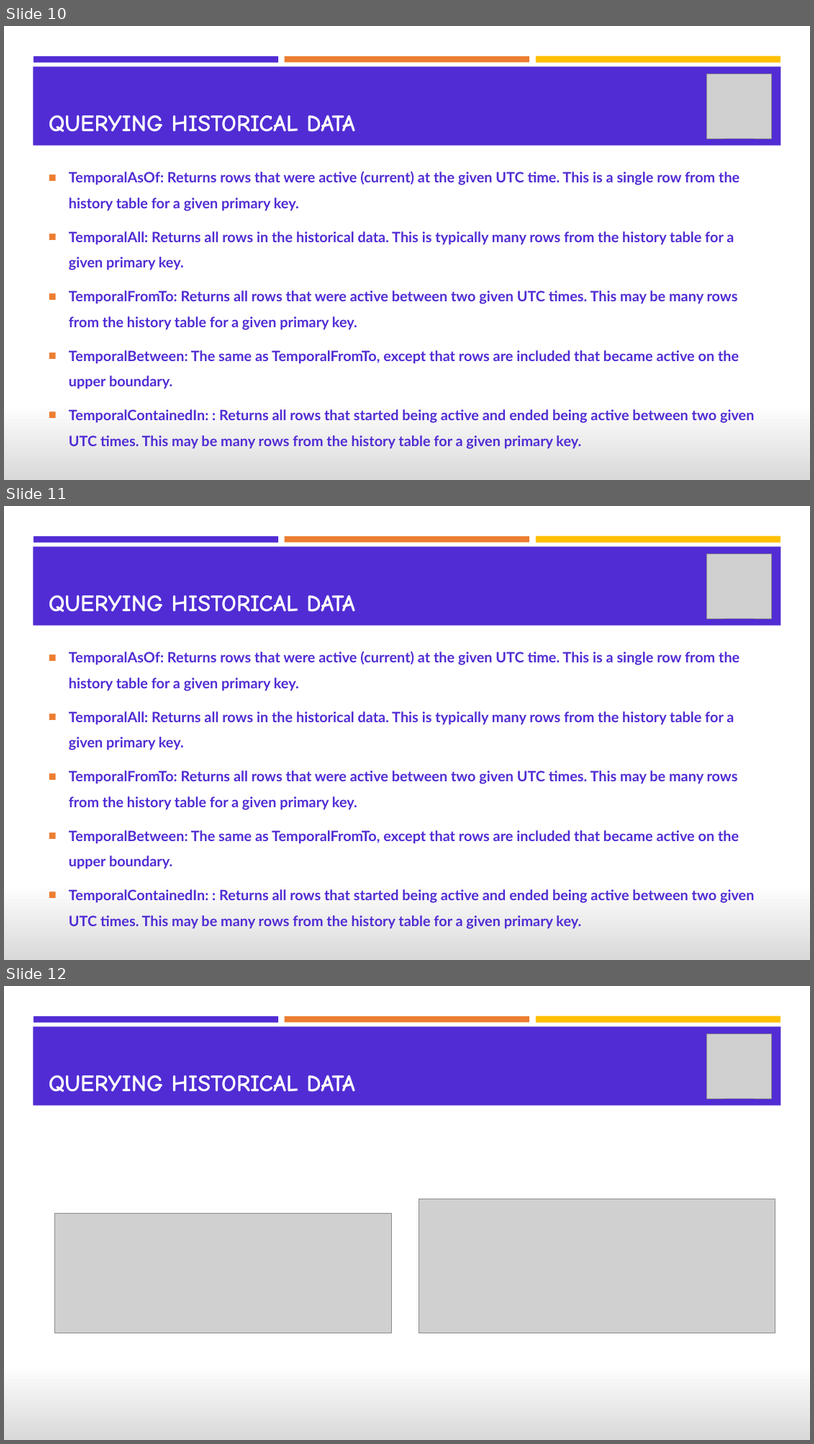
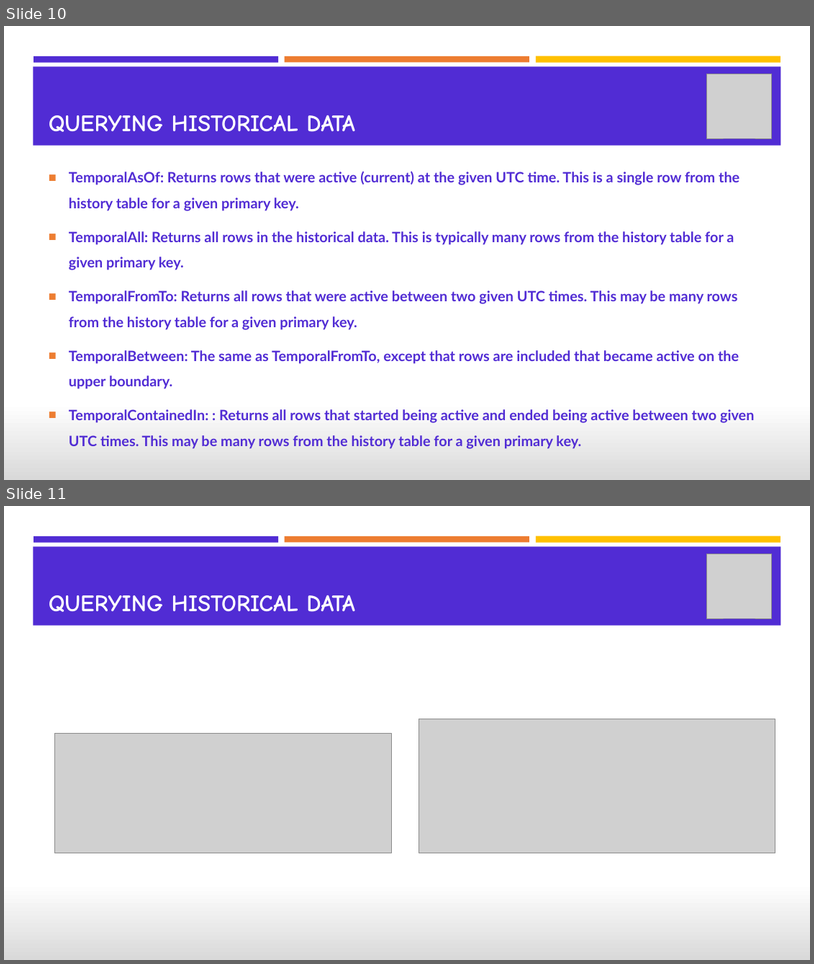
Before and after one commit to VahidFarahmandian/efcore6-sql-temporal-tables, a slide deck: documents/SQL Server Temporal Tables in EF Core 6.0.pptx. Shown one above the other, each under a label of ours: slides 10, 11 and 12 before the commit, slides 10 and 11 after it. The pictures are 814x1444 and 814x964 pixels, drawn with LibreOffice and Linux fonts; fonts in the diff are those of the drawing; grey boxes stand for pictures. Boxes give left, top, right and bottom in pixels: in the first picture for what was removed or moved away, otherwise in the second. Text is boxed around its words. In the diff, an @@ line names an element or a change of style, - is before the commit and + after.

```diff
--- a/documents/SQL Server Temporal Tables in EF Core 6.0.pptx
+++ b/documents/SQL Server Temporal Tables in EF Core 6.0.pptx
@@ slide 11 removed at box(4, 506, 810, 960), background gradient #FFFFFF to #D9D9D9; not listed: 4 template elements that a slide beside it also shows @@
@@ picture removed at box(707, 554, 772, 618) @@
@@ title removed at box(49, 595, 355, 612) @@
-QUERYING HISTORICAL DATA
@@ text removed at box(69, 651, 754, 929) @@
-■ TemporalAsOf: Returns rows that were active (current) at the given UTC time. This is a single row from the history table for a given primary key.
-■ TemporalAll: Returns all rows in the historical data. This is typically many rows from the history table for a given primary key.
-■ TemporalFromTo: Returns all rows that were active between two given UTC times. This may be many rows from the history table for a given primary key.
-■ TemporalBetween: The same as TemporalFromTo, except that rows are included that became active on the upper boundary.
-■ TemporalContainedIn: : Returns all rows that started being active and ended being active between two given UTC times. This may be many rows from the history table for a given primary key.
@@ what was slide 12 is now slide 11 @@
```
Also in this commit, not shown: 1 slide changed, 8 other files.
